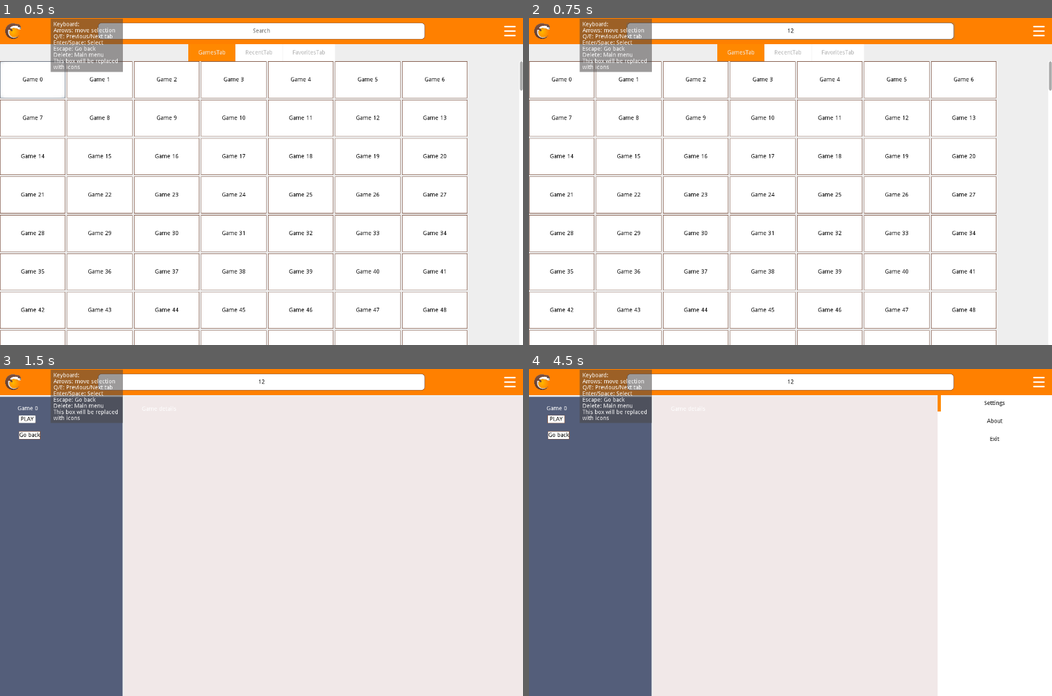
Above: before the commit, frames 1-4 (two rows, left to right).
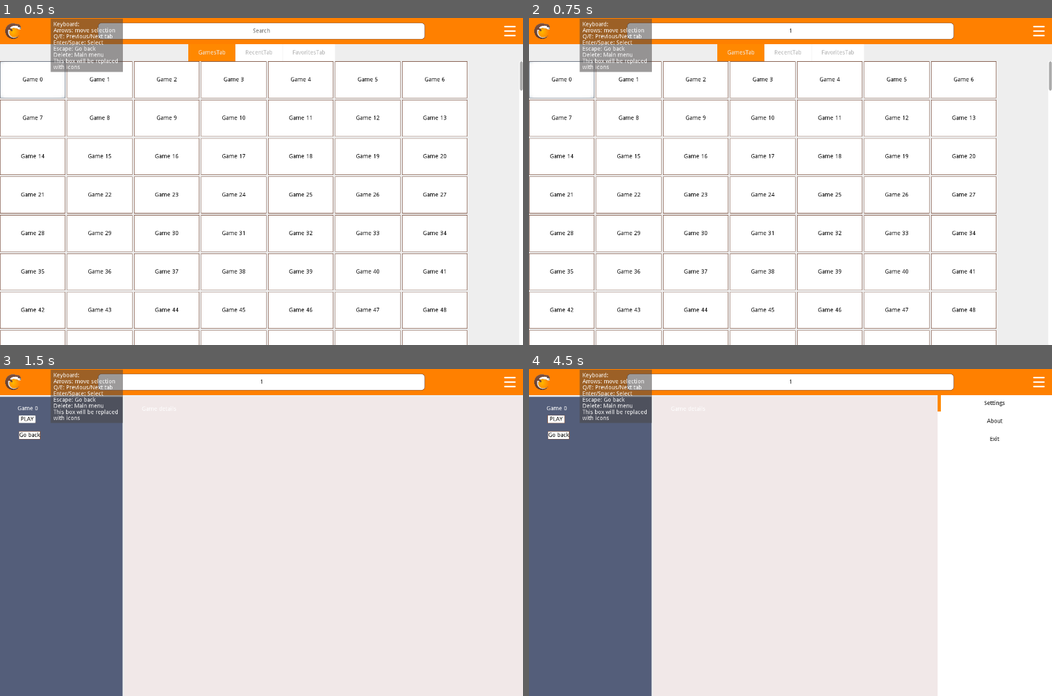
Above: after the commit, the same moments.

Repository: Buri/lutris-gamepad-ui
Game: Godot game, scene res://components/root/root.tscn
Two runs of this game, one before a commit and one after it. Both use one fixed random seed, a clock stepped at 60 frames per second and the inputs below.
Inputs (mouse positions are in pixels of both pictures, inside the frame that each line leads up to):
- Up to frame 1 (0.5 s): no input
- Up to frame 2 (0.75 s): click (790, 31) at 0.52 s; type "12" at 0.6 s
- Up to frame 3 (1.5 s): click "Game 0" at 1.25 s
- Up to frame 4 (4.5 s): click "PLAY" at 2 s; click "PLAY" at 2.75 s; click "PLAY" at 3.5 s; click (1041, 382) at 4.25 s

Frame 1 is identical in both runs. In frame 2, 0.3% of the frame differs, in the area x 0-82%, y 1-25%; in frame 3, less than 0.1%; in frame 4, less than 0.1%.

Commit message:
Move tab code to root script

Diff:
--- a/components/root/root.gd
+++ b/components/root/root.gd
@@ -1,4 +1,6 @@
 extends Control
+
+onready var tabMain = $VBoxContainer/TabContainer
 
 func _ready():
 	UiStack.create($VBoxContainer/TabContainer)
@@ -8,6 +10,20 @@
 		UiStack.close()
 	if event.is_action_pressed("ui_menu"):
 		show_menu_panel()
+
+	if event.is_action_pressed("ui_tab_next"):
+		if tabMain.current_tab + 1 < tabMain.get_child_count():
+			tabMain.current_tab += 1
+		else:
+			tabMain.current_tab = 0
+	if event.is_action_pressed("ui_tab_prev"):
+		if tabMain.current_tab > 0:
+			tabMain.current_tab -= 1
+		else:
+			tabMain.current_tab = tabMain.get_child_count() - 1
+	var tab_child = tabMain.get_child(tabMain.current_tab)
+	if tab_child.has_method("reset_focus"):
+		tab_child.reset_focus()
 
 func show_menu_panel():
 	var panelScene = preload("res://components/menu_panel/menu_panel.tscn")
--- a/components/root/root.tscn
+++ b/components/root/root.tscn
@@ -1,10 +1,9 @@
-[gd_scene load_steps=8 format=2]
+[gd_scene load_steps=7 format=2]
 
 [ext_resource path="res://components/root/root.gd" type="Script" id=1]
 [ext_resource path="res://resources/theme/lutris_theme_light.tres" type="Theme" id=2]
 [ext_resource path="res://resources/img/lutris_logo.svg" type="Texture" id=3]
 [ext_resource path="res://scripts/games_panel.gd" type="Script" id=4]
-[ext_resource path="res://scripts/tab_container.gd" type="Script" id=5]
 [ext_resource path="res://resources/img/menu_button_normal_40px.png" type="Texture" id=6]
 
 [sub_resource type="StyleBoxFlat" id=1]
@@ -89,7 +88,6 @@
 margin_bottom = 800.0
 size_flags_horizontal = 3
 size_flags_vertical = 3
-script = ExtResource( 5 )
 __meta__ = {
 "_edit_use_anchors_": false
 }
--- a/scripts/hbox_container.gd
+++ /dev/null
@@ -1 +0,0 @@
-extends HBoxContainer
--- a/scripts/tab_container.gd
+++ /dev/null
@@ -1,16 +0,0 @@
-extends TabContainer
-
-func _unhandled_input(event):
-	var handled = false
-	if event.is_action_pressed("ui_tab_next"):
-		if current_tab + 1 < get_child_count():
-			current_tab += 1
-			handled = true
-	if event.is_action_pressed("ui_tab_prev"):
-		if current_tab > 0:
-			current_tab -= 1
-			handled = true
-	if handled:
-		var child = get_child(current_tab)
-		if child.has_method("reset_focus"):
-			child.reset_focus()
